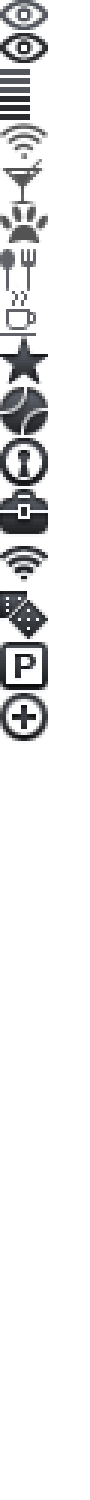
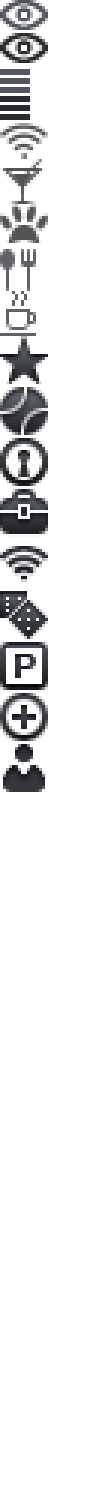
The second w=90, h=1500 image is a revision of the first. Changes to its layers:
added layer "Layer 17" above "Layer 16" over [3, 744, 45, 792]
